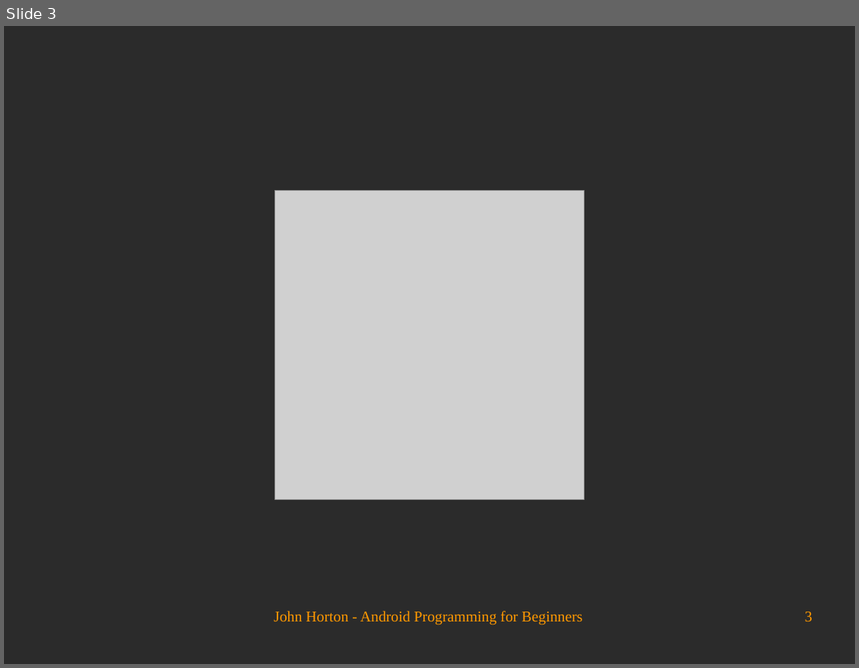
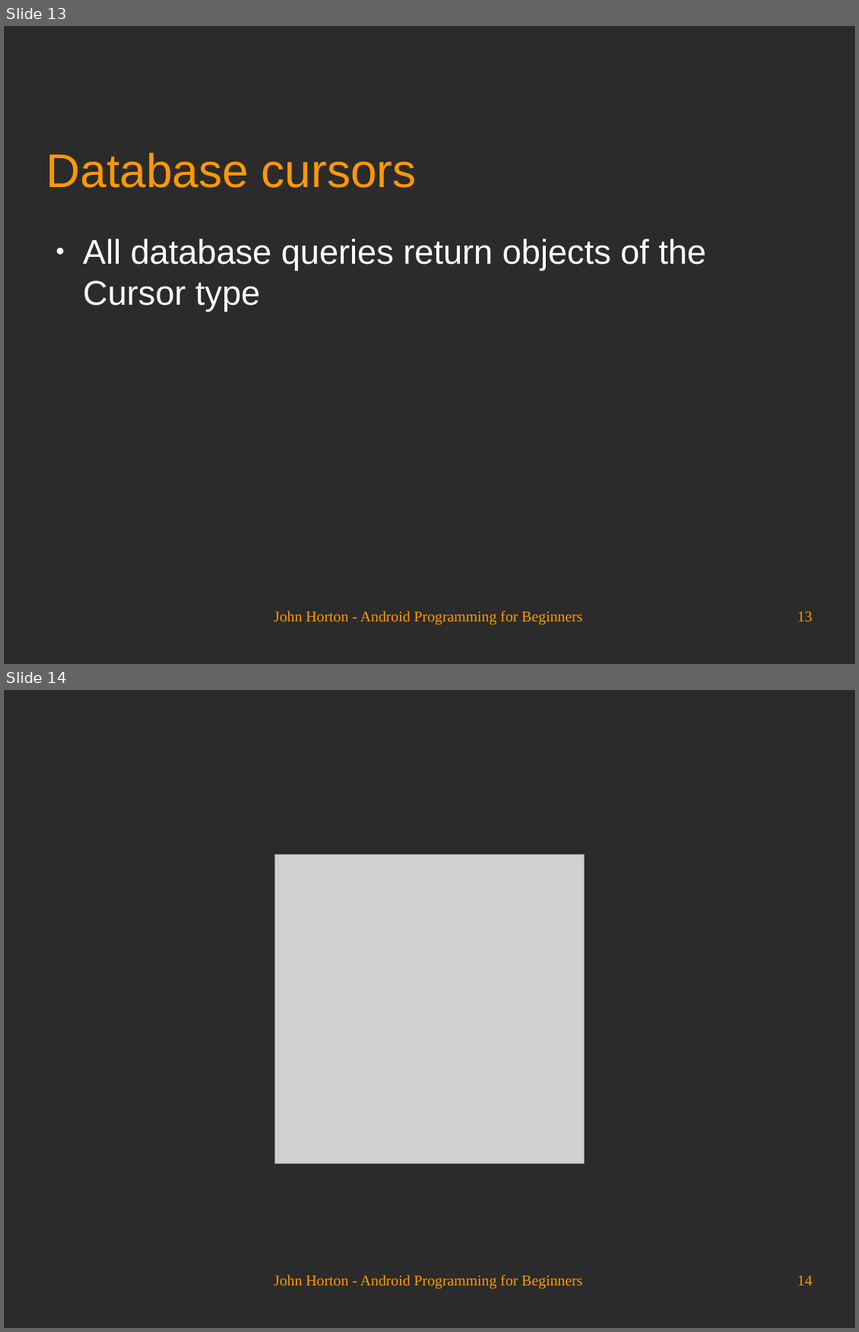
Before and after one commit to Academy-Soft-Intellect/Android-Programming-for-Beginners, a slide deck: 23_Using_SQLite_Databases_in_Our_Apps.odp. Shown one above the other, each under a label of ours: slide 3 before the commit, slides 13 and 14 after it. The pictures are 859x668 and 859x1332 pixels, drawn with LibreOffice and Linux fonts; fonts in the diff are those of the drawing; grey boxes stand for pictures; background and template pictures are left out; a plain dark background stands for a picture behind light text. Boxes give left, top, right and bottom in pixels: in the first picture for what was removed or moved away, otherwise in the second. Text is boxed around its words. In the diff, an @@ line names an element or a change of style, - is before the commit and + after.

```diff
--- a/23_Using_SQLite_Databases_in_Our_Apps.odp
+++ b/23_Using_SQLite_Databases_in_Our_Apps.odp
@@ slide 13 added at box(4, 26, 855, 664), background picture (left out) @@
@@ title added at box(47, 153, 416, 188), 44 pt, text #FF9900 @@
+Database cursors
@@ text added at box(83, 239, 707, 312), 32 pt, text #FFFFFF @@
+● All database queries return objects of the Cursor type
@@ text added at box(274, 611, 582, 626), 14 pt, text #FF9900 @@
+John Horton - Android Programming for Beginners
@@ page number added at box(797, 612, 813, 622), 14 pt, text #FF9900 @@
+13
@@ what was slide 3 is now slide 14 @@
@@ page number at box(797, 1276, 813, 1286): text changed @@
-3
+14
```
Also in this commit, not shown: 2 slides changed, 10 other slides added.
